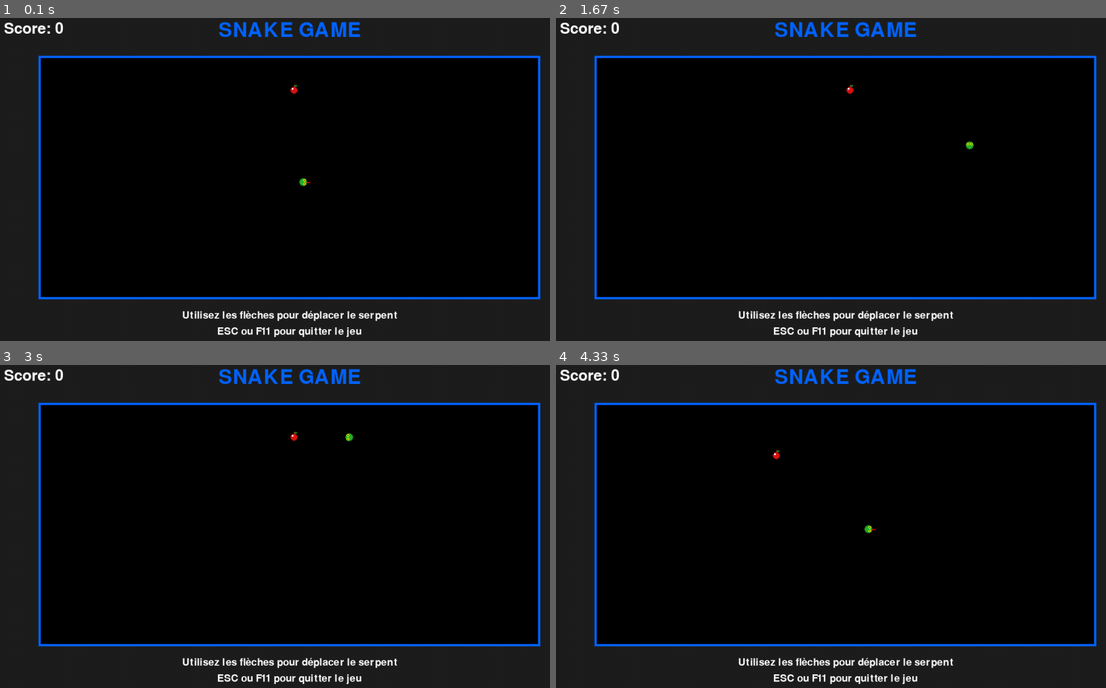
Above: before the commit, frames 1-4 (two rows, left to right).
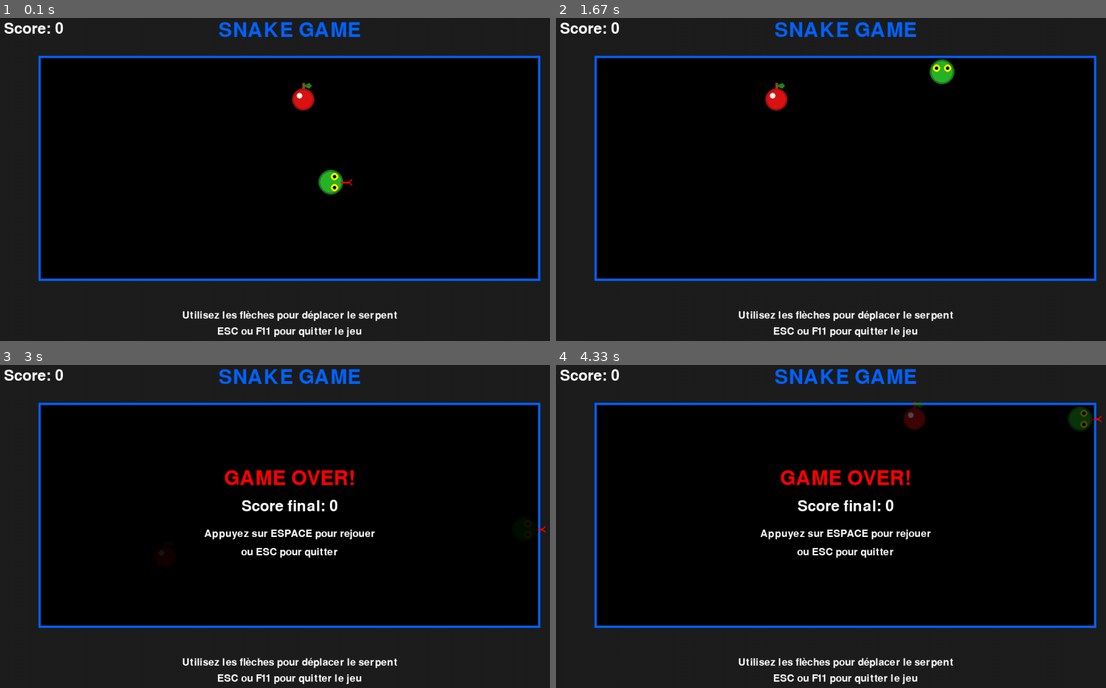
Above: after the commit, the same moments.

Repository: GabrielDC57/jeux
Game: pygame game, started from src/pygame/snake.py
The game is run twice, just before and just after one commit, with the same random seed, the same clock (stepped at 60 frames per second) and the same inputs.
Inputs:
- Up to frame 1 (0.1 s): no input
- Up to frame 2 (1.67 s): hold Right 0.33-0.8 s; tap Space at 0.83, 1.3 s; hold Up from 1.23 s (still down)
- Up to frame 3 (3 s): release Up at 1.7 s; tap Space at 1.8, 2.3, 2.6, 2.87 s; hold Left 2.23-2.77 s
- Up to frame 4 (4.33 s): hold Up 3.57-3.93 s; tap Space at 3.63, 4.03 s; hold Right from 3.97 s (still down)

The runs differ from the first frame. In frame 1, 6.7% of the frame differs, in the area x 6-99%, y 20-88%; in frame 2, 6.7%; in frame 3, 7.8%; in frame 4, 8.3%, in the area x 6-100%, y 11-88%.

Commit message:
Graphisme amélioré

Diff:
--- a/src/pygame/snake.py
+++ b/src/pygame/snake.py
@@ -11,7 +11,7 @@
 HAUTEUR_ECRAN = info_ecran.current_h
 
 # Constantes
-TAILLE_CASE = 20
+TAILLE_CASE = 60
 FPS = 10
 MARGE = 100  # Marge autour de la zone de jeu
 LARGEUR_JEU = LARGEUR_ECRAN - 2 * MARGE
@@ -90,37 +90,37 @@
     def dessiner_tete(self, ecran, position):
         # Corps de la tête (cercle principal)
         centre = (position[0] + TAILLE_CASE//2, position[1] + TAILLE_CASE//2)
-        rayon = TAILLE_CASE//2 - 1
+        rayon = TAILLE_CASE//2 - 3
         pygame.draw.circle(ecran, VERT_SERPENT_TETE, centre, rayon)
-        pygame.draw.circle(ecran, VERT_SERPENT_FONCE, centre, rayon, 2)
+        pygame.draw.circle(ecran, VERT_SERPENT_FONCE, centre, rayon, 4)
 
         # Déterminer la direction pour orienter la tête
         if self.direction == (TAILLE_CASE, 0):  # Droite
             # Yeux
-            oeil_gauche = (centre[0] + 3, centre[1] - 4)
-            oeil_droit = (centre[0] + 3, centre[1] + 4)
+            oeil_gauche = (centre[0] + 8, centre[1] - 12)
+            oeil_droit = (centre[0] + 8, centre[1] + 12)
         elif self.direction == (-TAILLE_CASE, 0):  # Gauche
-            oeil_gauche = (centre[0] - 3, centre[1] - 4)
-            oeil_droit = (centre[0] - 3, centre[1] + 4)
+            oeil_gauche = (centre[0] - 8, centre[1] - 12)
+            oeil_droit = (centre[0] - 8, centre[1] + 12)
         elif self.direction == (0, -TAILLE_CASE):  # Haut
-            oeil_gauche = (centre[0] - 4, centre[1] - 3)
-            oeil_droit = (centre[0] + 4, centre[1] - 3)
+            oeil_gauche = (centre[0] - 12, centre[1] - 8)
+            oeil_droit = (centre[0] + 12, centre[1] - 8)
         else:  # Bas
-            oeil_gauche = (centre[0] - 4, centre[1] + 3)
-            oeil_droit = (centre[0] + 4, centre[1] + 3)
+            oeil_gauche = (centre[0] - 12, centre[1] + 8)
+            oeil_droit = (centre[0] + 12, centre[1] + 8)
 
         # Dessiner les yeux
-        pygame.draw.circle(ecran, JAUNE_OEIL, oeil_gauche, 3)
-        pygame.draw.circle(ecran, JAUNE_OEIL, oeil_droit, 3)
-        pygame.draw.circle(ecran, NOIR_PUPILLE, oeil_gauche, 1)
-        pygame.draw.circle(ecran, NOIR_PUPILLE, oeil_droit, 1)
+        pygame.draw.circle(ecran, JAUNE_OEIL, oeil_gauche, 8)
+        pygame.draw.circle(ecran, JAUNE_OEIL, oeil_droit, 8)
+        pygame.draw.circle(ecran, NOIR_PUPILLE, oeil_gauche, 4)
+        pygame.draw.circle(ecran, NOIR_PUPILLE, oeil_droit, 4)
 
         # Langue fourchue (si direction vers la droite)
         if self.direction == (TAILLE_CASE, 0):
-            langue_base = (centre[0] + rayon - 2, centre[1])
-            pygame.draw.line(ecran, ROUGE, langue_base, (langue_base[0] + 6, langue_base[1]), 2)
-            pygame.draw.line(ecran, ROUGE, (langue_base[0] + 6, langue_base[1]), (langue_base[0] + 8, langue_base[1] - 2), 1)
-            pygame.draw.line(ecran, ROUGE, (langue_base[0] + 6, langue_base[1]), (langue_base[0] + 8, langue_base[1] + 2), 1)
+            langue_base = (centre[0] + rayon - 6, centre[1])
+            pygame.draw.line(ecran, ROUGE, langue_base, (langue_base[0] + 18, langue_base[1]), 4)
+            pygame.draw.line(ecran, ROUGE, (langue_base[0] + 18, langue_base[1]), (langue_base[0] + 24, langue_base[1] - 6), 3)
+            pygame.draw.line(ecran, ROUGE, (langue_base[0] + 18, langue_base[1]), (langue_base[0] + 24, langue_base[1] + 6), 3)
 
     def dessiner_corps(self, ecran, position, index):
         # Alterner les couleurs pour créer un motif d'écailles
@@ -133,19 +133,19 @@
 
         # Corps circulaire
         centre = (position[0] + TAILLE_CASE//2, position[1] + TAILLE_CASE//2)
-        rayon = TAILLE_CASE//2 - 1
+        rayon = TAILLE_CASE//2 - 3
         pygame.draw.circle(ecran, couleur_principale, centre, rayon)
-        pygame.draw.circle(ecran, couleur_bordure, centre, rayon, 1)
+        pygame.draw.circle(ecran, couleur_bordure, centre, rayon, 3)
 
         # Ajouter des détails d'écailles
         if index % 3 == 0:
-            for i in range(3):
-                for j in range(3):
+            for i in range(5):
+                for j in range(5):
                     if (i + j) % 2 == 0:
-                        point_x = position[0] + 4 + i * 4
-                        point_y = position[1] + 4 + j * 4
-                        if point_x < position[0] + TAILLE_CASE - 4 and point_y < position[1] + TAILLE_CASE - 4:
-                            pygame.draw.circle(ecran, couleur_bordure, (point_x, point_y), 1)
+                        point_x = position[0] + 10 + i * 8
+                        point_y = position[1] + 10 + j * 8
+                        if point_x < position[0] + TAILLE_CASE - 10 and point_y < position[1] + TAILLE_CASE - 10:
+                            pygame.draw.circle(ecran, couleur_bordure, (point_x, point_y), 2)
 
 class Nourriture:
     def __init__(self):
@@ -163,37 +163,37 @@
         centre = (position[0] + TAILLE_CASE//2, position[1] + TAILLE_CASE//2)
 
         # Corps de la pomme (cercle principal)
-        rayon_pomme = TAILLE_CASE//2 - 2
+        rayon_pomme = TAILLE_CASE//2 - 6
         pygame.draw.circle(ecran, ROUGE_POMME, centre, rayon_pomme)
 
         # Ombre/relief pour donner du volume
-        pygame.draw.circle(ecran, ROUGE_POMME_FONCE, centre, rayon_pomme, 2)
+        pygame.draw.circle(ecran, ROUGE_POMME_FONCE, centre, rayon_pomme, 4)
 
         # Reflet sur la pomme
-        reflet_pos = (centre[0] - 3, centre[1] - 3)
-        pygame.draw.circle(ecran, BLANC, reflet_pos, 3)
-        pygame.draw.circle(ecran, ROUGE_POMME, reflet_pos, 3, 1)
+        reflet_pos = (centre[0] - 8, centre[1] - 8)
+        pygame.draw.circle(ecran, BLANC, reflet_pos, 8)
+        pygame.draw.circle(ecran, ROUGE_POMME, reflet_pos, 8, 2)
 
         # Tige de la pomme
         tige_debut = (centre[0], centre[1] - rayon_pomme)
-        tige_fin = (centre[0], centre[1] - rayon_pomme - 4)
-        pygame.draw.line(ecran, MARRON_TIGE, tige_debut, tige_fin, 2)
+        tige_fin = (centre[0], centre[1] - rayon_pomme - 12)
+        pygame.draw.line(ecran, MARRON_TIGE, tige_debut, tige_fin, 6)
 
         # Feuille
-        feuille_base = (centre[0], centre[1] - rayon_pomme - 2)
+        feuille_base = (centre[0], centre[1] - rayon_pomme - 6)
         feuille_points = [
             feuille_base,
-            (feuille_base[0] + 4, feuille_base[1] - 2),
-            (feuille_base[0] + 6, feuille_base[1]),
-            (feuille_base[0] + 4, feuille_base[1] + 2),
+            (feuille_base[0] + 12, feuille_base[1] - 6),
+            (feuille_base[0] + 18, feuille_base[1]),
+            (feuille_base[0] + 12, feuille_base[1] + 6),
             feuille_base
         ]
         pygame.draw.polygon(ecran, VERT_FEUILLE, feuille_points)
 
         # Petits détails sur la feuille
         pygame.draw.line(ecran, VERT_SERPENT_FONCE,
-                        (feuille_base[0] + 1, feuille_base[1]),
-                        (feuille_base[0] + 5, feuille_base[1] - 1), 1)
+                        (feuille_base[0] + 3, feuille_base[1]),
+                        (feuille_base[0] + 15, feuille_base[1] - 3), 3)
 
 class Jeu:
     def __init__(self):
